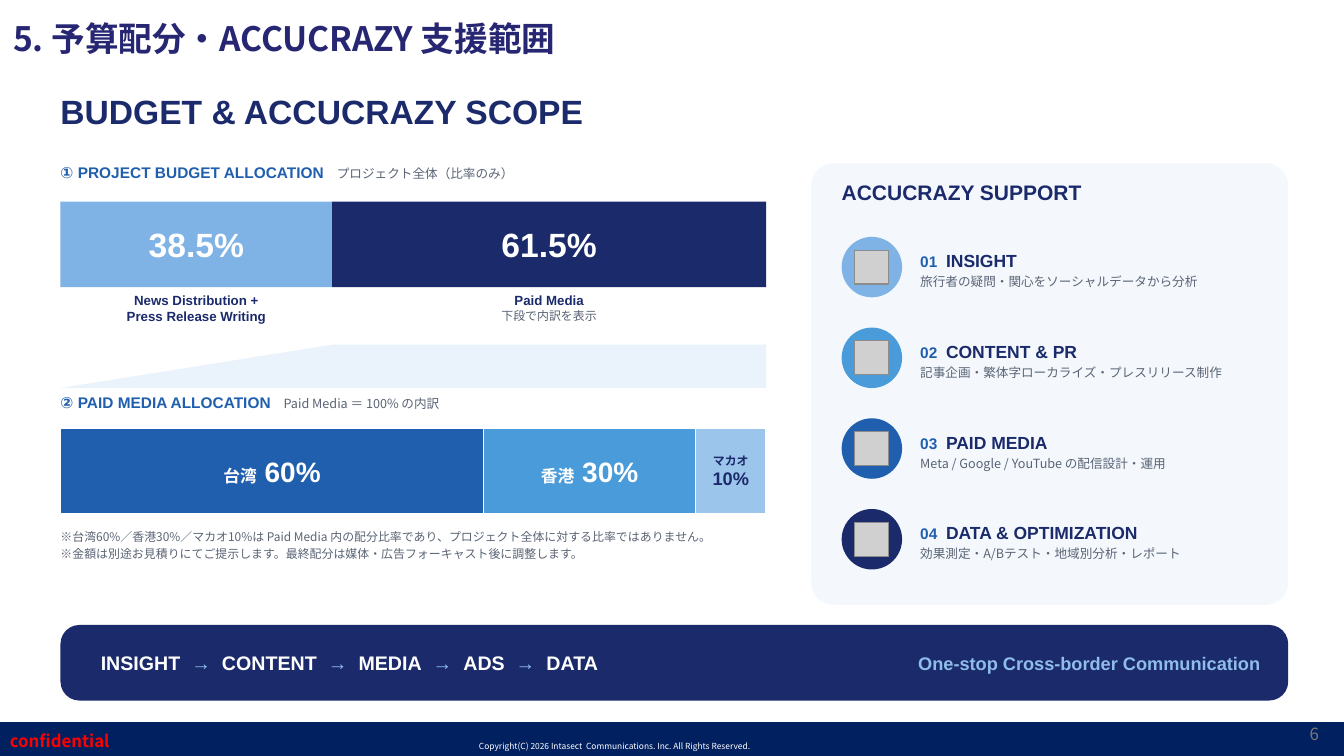
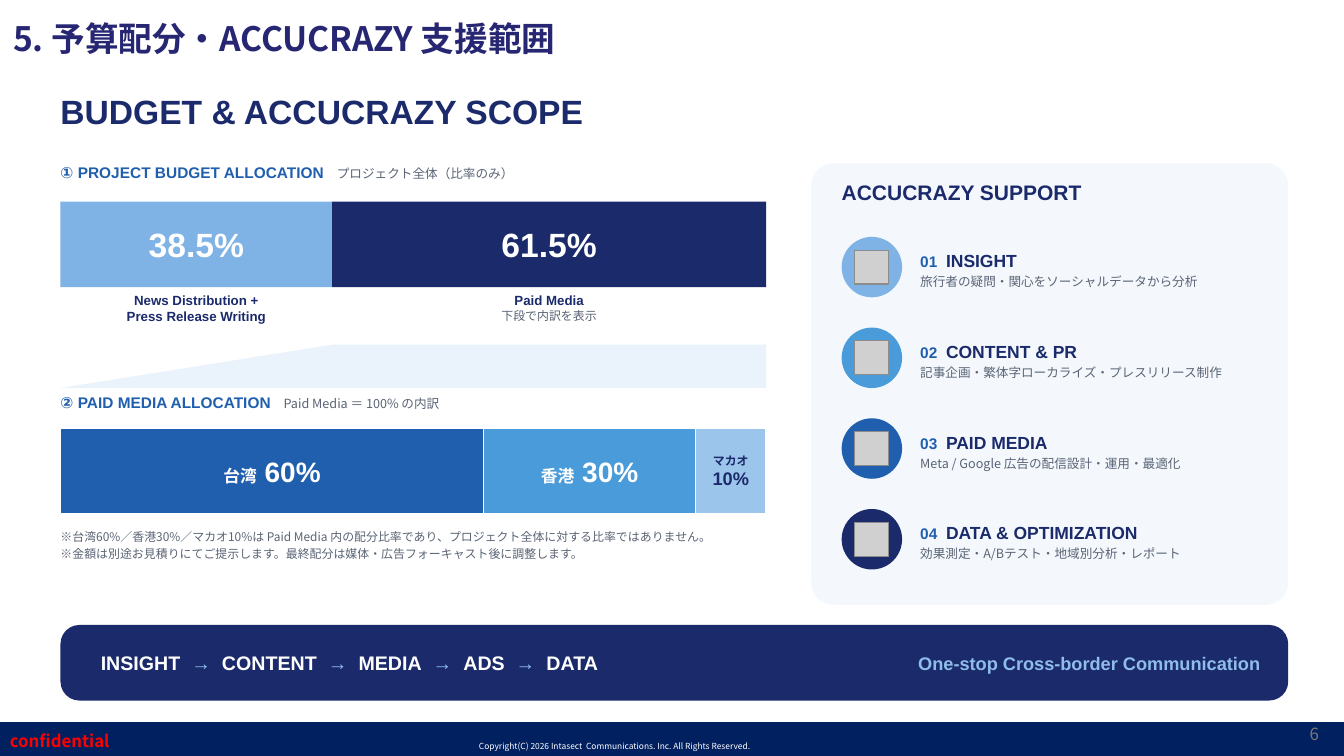
Before and after one commit to shelleychenyi/proposal, a slide deck: slide 6 of 神奈川縣/【インタセクト】神奈川県様_台湾・香港・マカオ向け2027年年始観光マナー啓発プロモーション_202609_日本語版.pptx. Drawn at 1344x756 pixels with LibreOffice and Linux fonts; fonts in the diff are those of the drawing; grey boxes stand for pictures; background and template pictures are left out. Boxes give left, top, right and bottom in pixels: in the first picture for what was removed or moved away, otherwise in the second. Text is boxed around its words. In the diff, an @@ line names an element or a change of style, - is before the commit and + after.

```diff
--- a/神奈川縣/【インタセクト】神奈川県様_台湾・香港・マカオ向け2027年年始観光マナー啓発プロモーション_202609_日本語版.pptx
+++ b/神奈川縣/【インタセクト】神奈川県様_台湾・香港・マカオ向け2027年年始観光マナー啓発プロモーション_202609_日本語版.pptx
@@ text at [920, 457, 1181, 471]: text changed @@
-Meta / Google / YouTube の配信設計・運用
+Meta / Google 広告の配信設計・運用・最適化
```
Also in this commit, not shown: 3 other slides changed, 1 other file.
